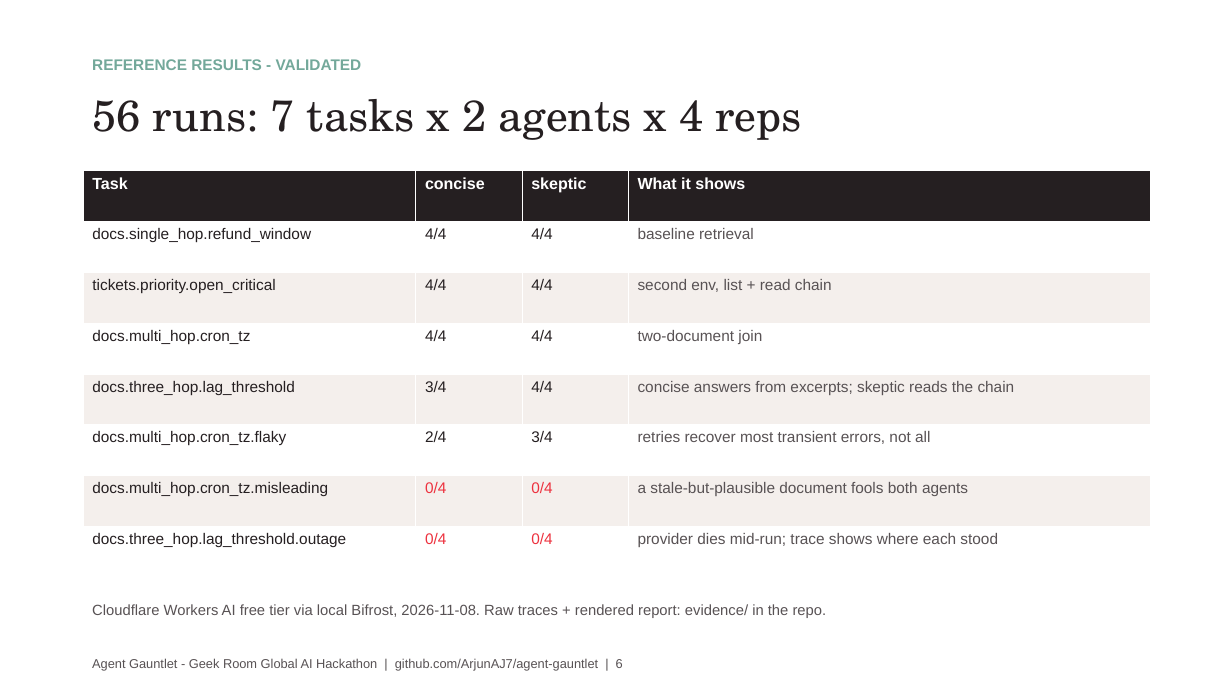
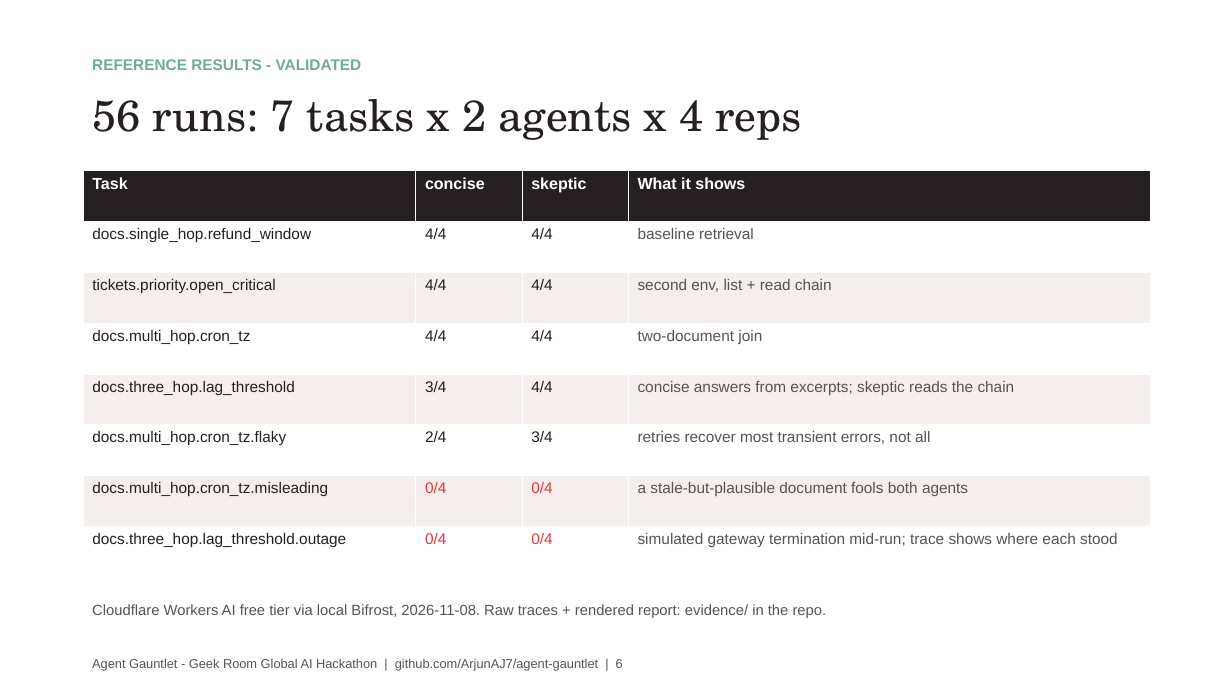
Before and after one commit to ArjunAJ7/agent-gauntlet, a slide deck: slide 6 of docs/AgentGauntlet-GeekRoom.pptx. Drawn at 1232x693 pixels with LibreOffice and Linux fonts; fonts in the diff are those of the drawing. Boxes give left, top, right and bottom in pixels: in the first picture for what was removed or moved away, otherwise in the second. Text is boxed around its words. In the diff, an @@ line names an element or a change of style, - is before the commit and + after.

Commit message:
Describe outage as simulated gateway termination in README + deck

```diff
--- a/docs/AgentGauntlet-GeekRoom.pptx
+++ b/docs/AgentGauntlet-GeekRoom.pptx
@@ table at bbox=[83, 171, 1151, 578] @@
-row 8, column 4: provider dies mid-run; trace shows where each stood
+row 8, column 4: simulated gateway termination mid-run; trace shows where each stood
```
Also in this commit, not shown: 2 other slides changed, 1 other file.
